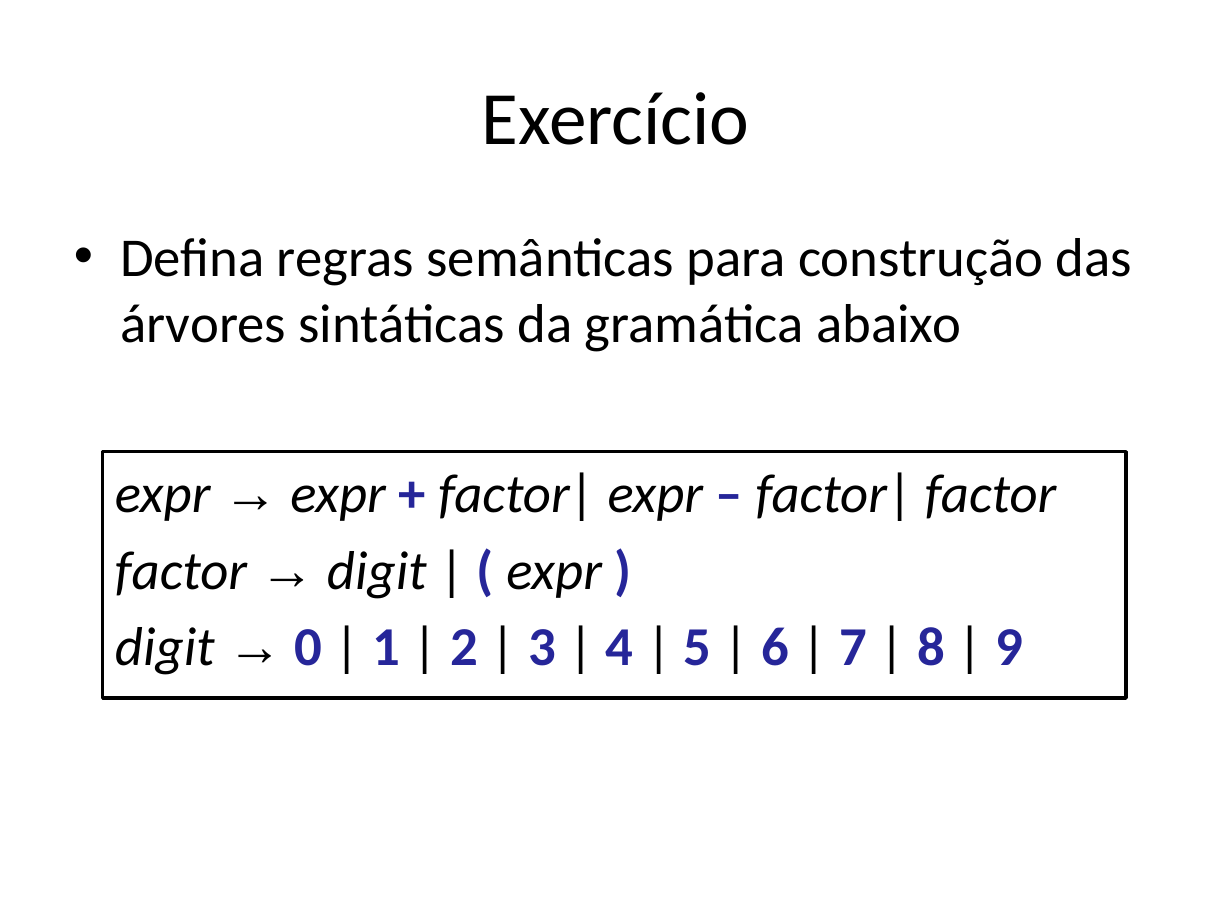
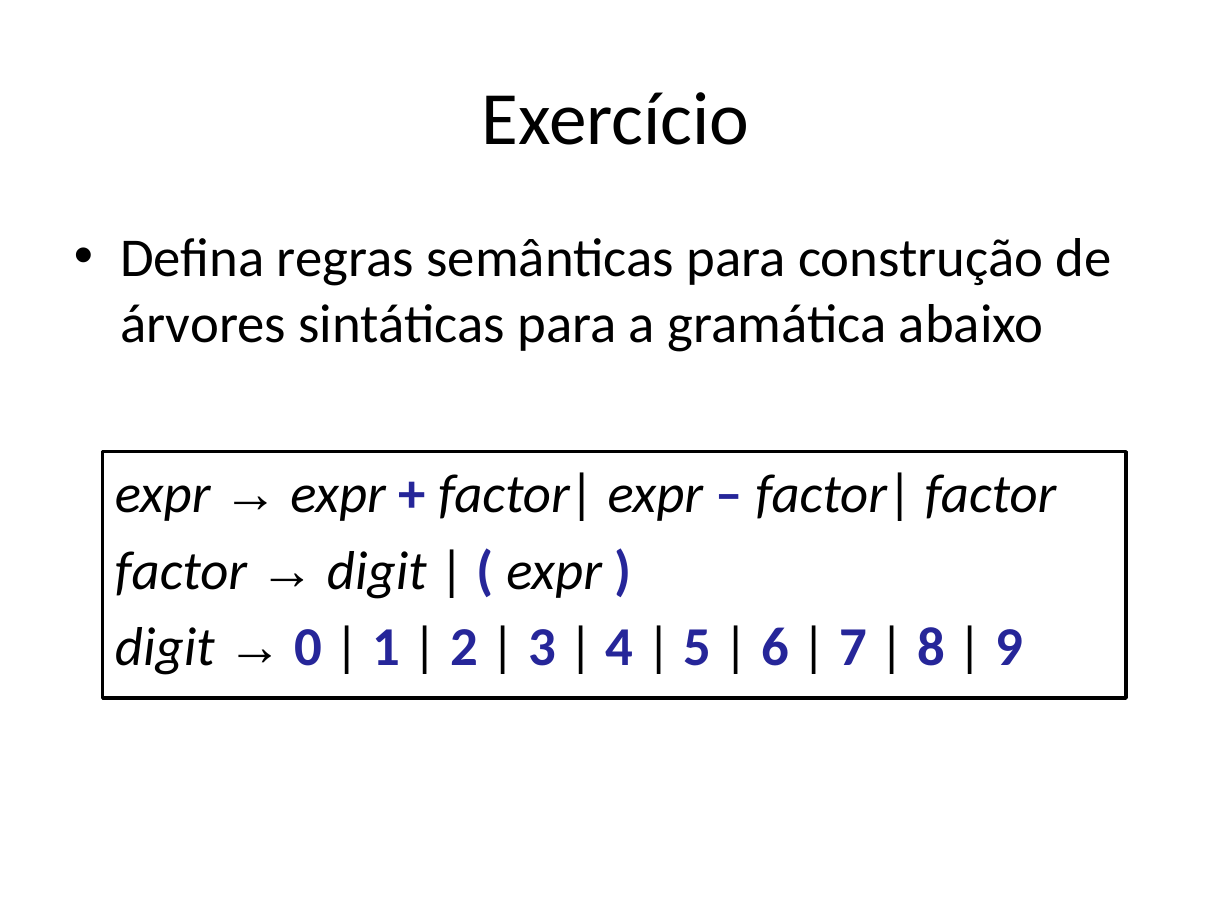
Before and after one commit to damorim/compilers-cin, a slide deck: slide 60 of slides-aulas/analise-sintatica.pptx. Drawn at 1232x924 pixels with LibreOffice and Linux fonts; fonts in the diff are those of the drawing. Boxes give left, top, right and bottom in pixels: in the first picture for what was removed or moved away, otherwise in the second. Text is boxed around its words. In the diff, an @@ line names an element or a change of style, - is before the commit and + after.

```diff
--- a/slides-aulas/analise-sintatica.pptx
+++ b/slides-aulas/analise-sintatica.pptx
@@ text at [120, 238, 1112, 352]: text changed @@
-• Defina regras semânticas para construção das árvores sintáticas da gramática abaixo
+• Defina regras semânticas para construção de árvores sintáticas para a gramática abaixo
```
Also in this commit, not shown: 6 other slides changed, 1 other file.
